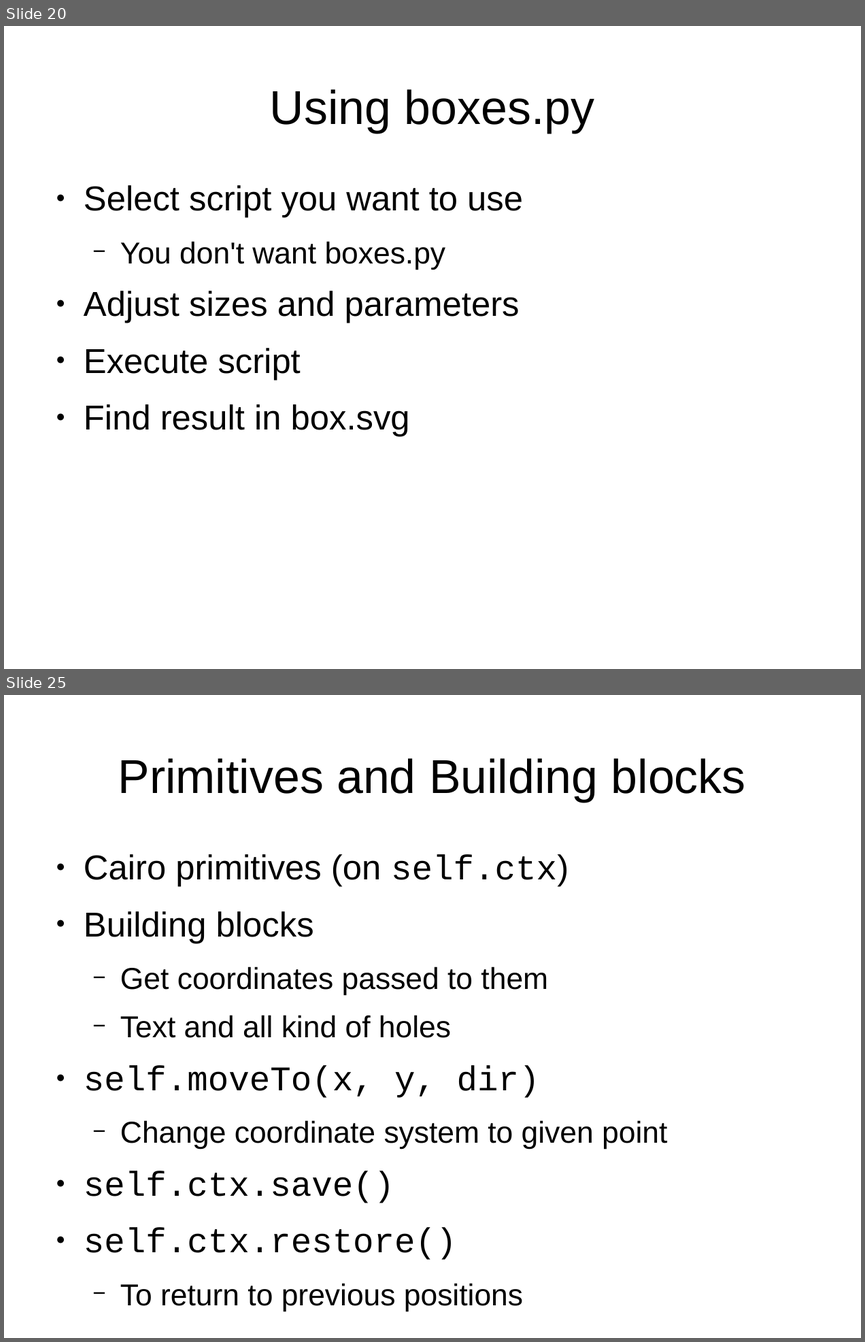
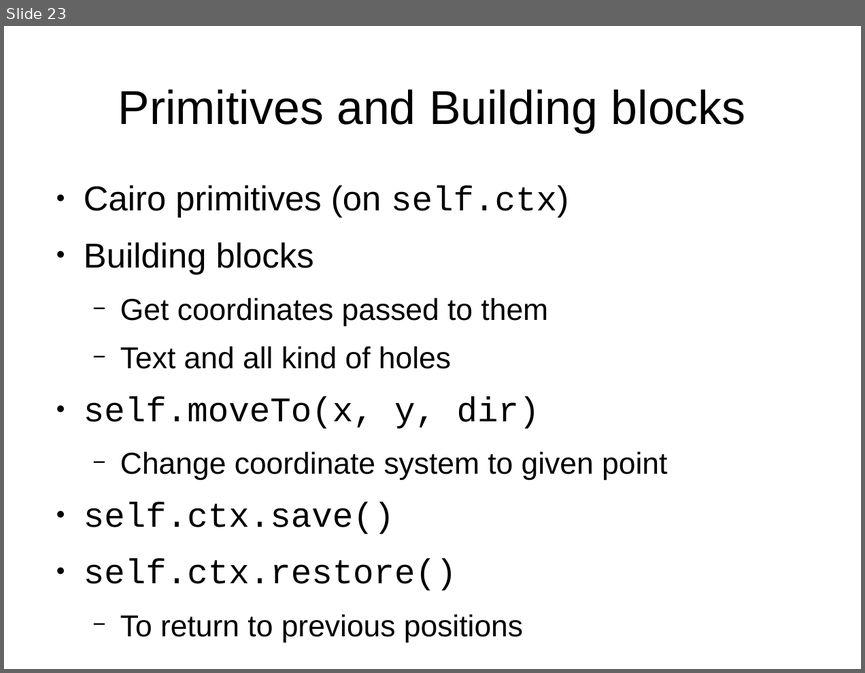
Before and after one commit to florianfesti/boxes, a slide deck: documentation/presentation.odp. Shown one above the other, each under a label of ours: slides 20 and 25 before the commit, slide 23 after it; the slides between them are not shown. The pictures are 865x1342 and 865x673 pixels, drawn with LibreOffice and Linux fonts; fonts in the diff are those of the drawing. Boxes give left, top, right and bottom in pixels: in the first picture for what was removed or moved away, otherwise in the second. Text is boxed around its words. In the diff, an @@ line names an element or a change of style, - is before the commit and + after.

```diff
--- a/documentation/presentation.odp
+++ b/documentation/presentation.odp
@@ slide 20 removed at box(4, 26, 861, 669), background #FFFFFF @@
@@ title removed at box(270, 89, 594, 133) @@
-Using boxes.py
@@ text removed at box(84, 185, 523, 437) @@
-● Select script you want to use
-  − You don't want boxes.py
-● Adjust sizes and parameters
-● Execute script
-● Find result in box.svg
@@ what was slide 25 is now slide 23 @@
```
Also in this commit, not shown: 5 slides changed, 1 slide added, 1 other slide removed, 1 other file.
